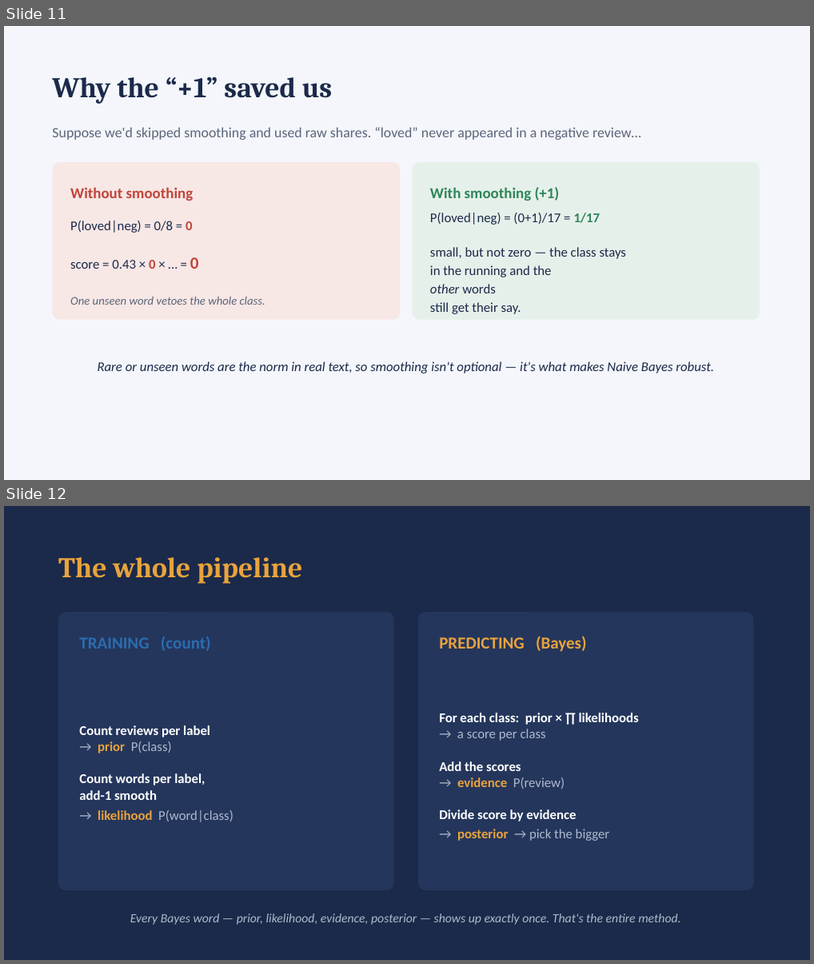
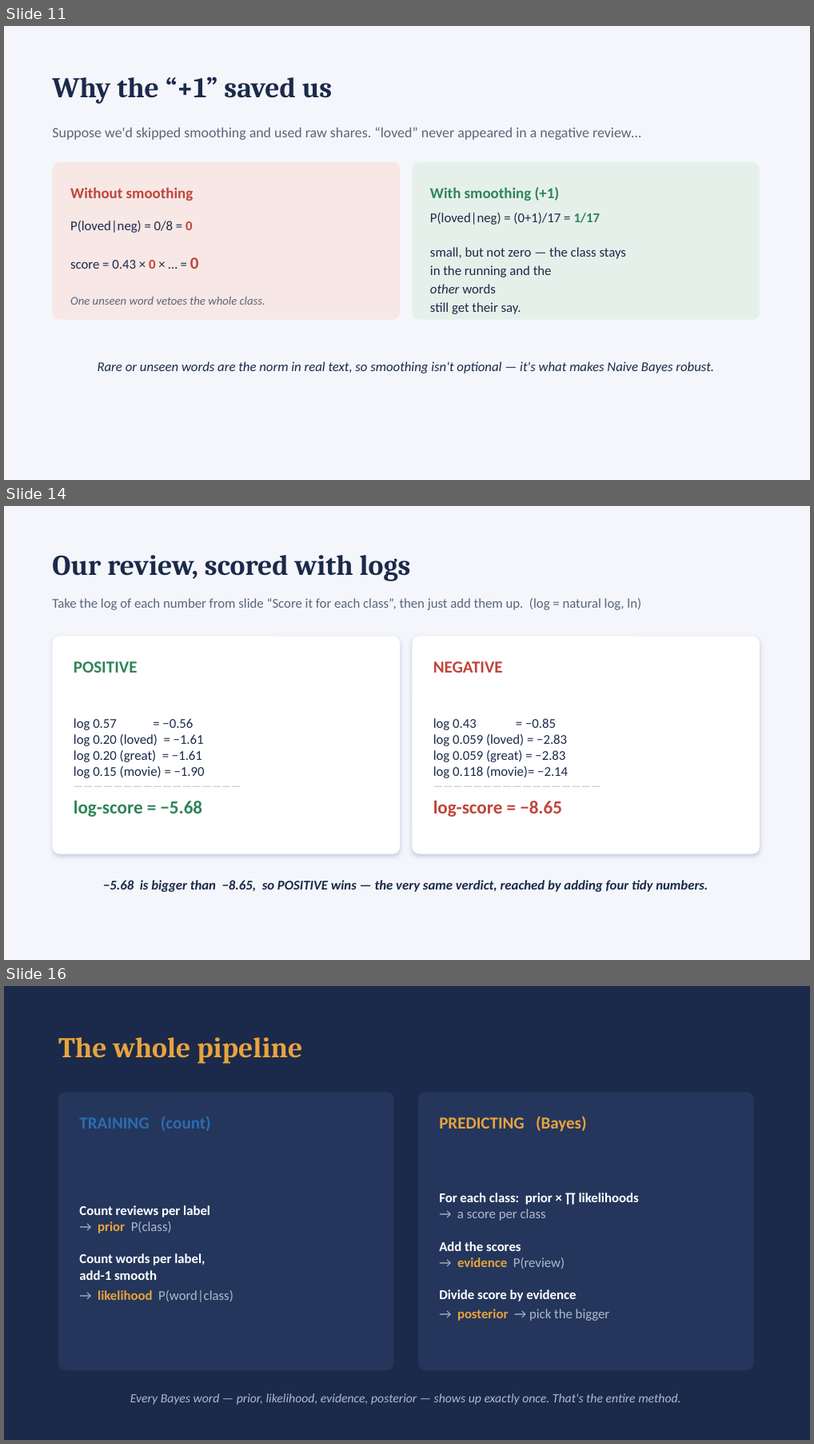
Before and after one commit to shripada/ame5003-nlp, a slide deck: slides/0016-naive-bayes-for-sentiment.pptx. Shown one above the other, each under a label of ours: slides 11 and 12 before the commit, slides 11, 14 and 16 after it; the slides between them are not shown. The pictures are 814x964 and 814x1444 pixels, drawn with LibreOffice and Linux fonts; fonts in the diff are those of the drawing. Boxes give left, top, right and bottom in pixels: in the first picture for what was removed or moved away, otherwise in the second. Text is boxed around its words. In the diff, an @@ line names an element or a change of style, - is before the commit and + after.

```diff
--- a/slides/0016-naive-bayes-for-sentiment.pptx
+++ b/slides/0016-naive-bayes-for-sentiment.pptx
@@ slide 14 added at (x1=4, y1=506, x2=810, y2=960), background #F4F6FB @@
@@ text added at (x1=52, y1=555, x2=411, y2=581), 34 pt, text #1B2A4A, bold @@
+Our review, scored with logs
@@ text added at (x1=52, y1=598, x2=642, y2=610), 16 pt, text #5B667A @@
+Take the log of each number from slide “Score it for each class”, then just add them up. (log = natural log, ln)
@@ rounded rectangle added at (x1=52, y1=636, x2=400, y2=854), fill #FFFFFF @@
@@ rounded rectangle added at (x1=412, y1=636, x2=760, y2=854), fill #FFFFFF @@
@@ text added at (x1=74, y1=661, x2=138, y2=672), 20 pt, text #2F855A, bold @@
+POSITIVE
@@ text added at (x1=434, y1=661, x2=503, y2=672), 20 pt, text #C0453B, bold @@
+NEGATIVE
@@ text added at (x1=74, y1=718, x2=205, y2=816), 16 pt, text #1B2A4A @@
+log 0.57 = −0.56
+log 0.20 (loved) = −1.61
+log 0.20 (great) = −1.61
+log 0.15 (movie) = −1.90
+—————————————————
+log-score = −5.68
@@ text added at (x1=434, y1=718, x2=568, y2=816), 16 pt, text #1B2A4A @@
+log 0.43 = −0.85
+log 0.059 (loved) = −2.83
+log 0.059 (great) = −2.83
+log 0.118 (movie)= −2.14
+—————————————————
+log-score = −8.65
@@ text added at (x1=103, y1=880, x2=708, y2=892), 16 pt, text #1B2A4A, bold, italic @@
+−5.68 is bigger than −8.65, so POSITIVE wins — the very same verdict, reached by adding four tidy numbers.
@@ what was slide 12 is now slide 16 @@
```
Also in this commit, not shown: 3 other slides added, 1 other file.
